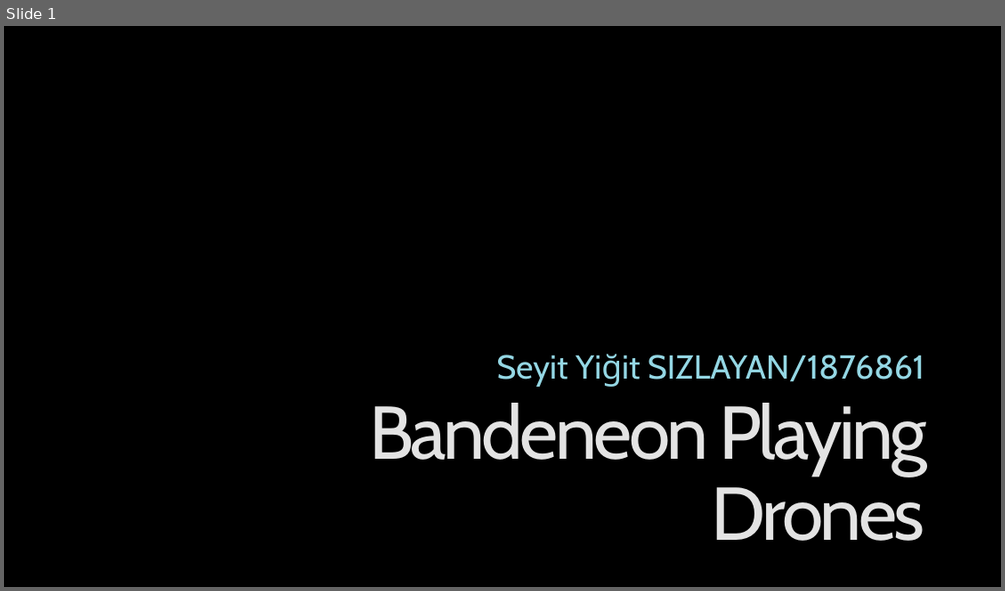
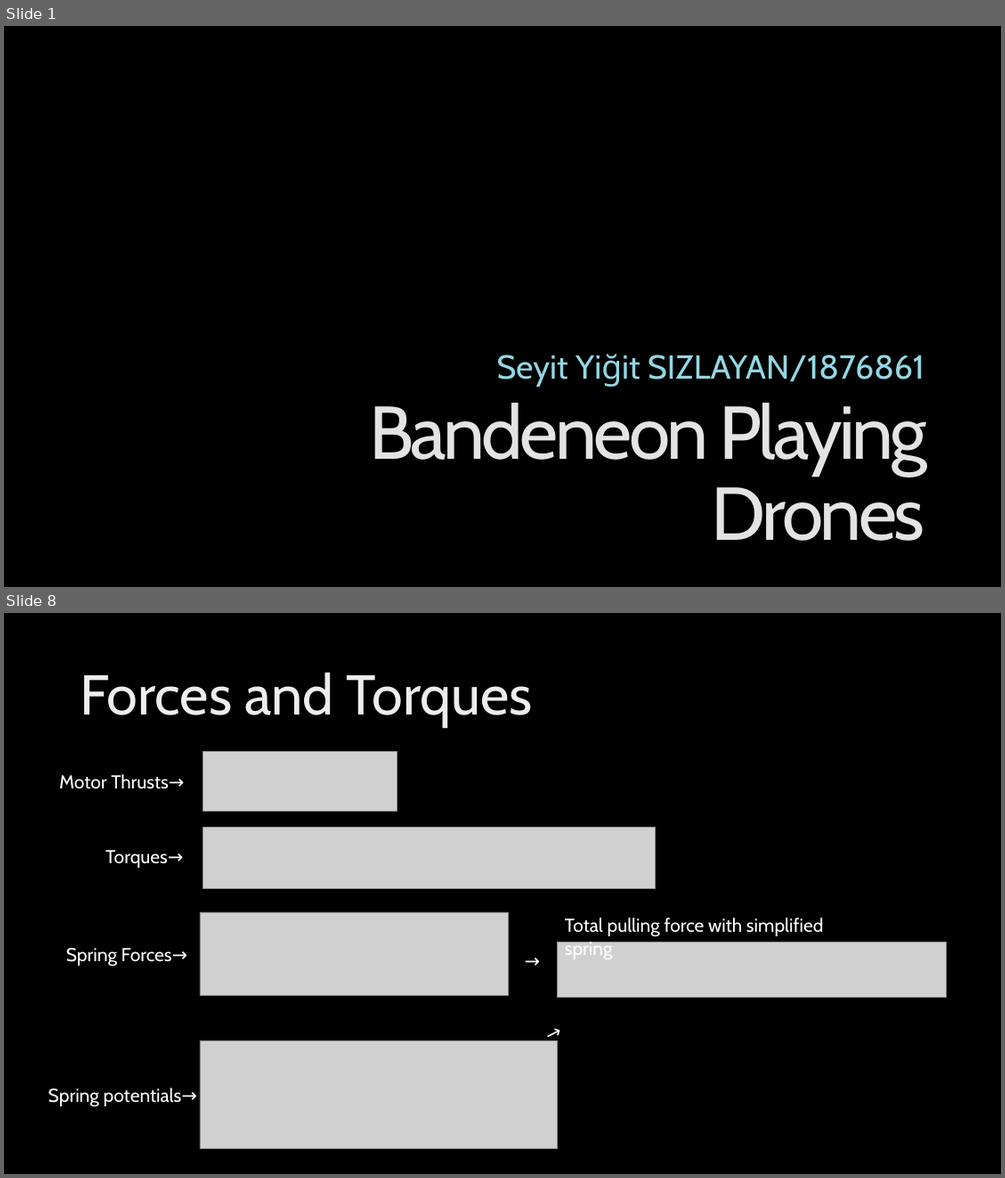
Before and after one commit to sysizlayan/Bandeneon-Playing-Drones-on-Vrep, a slide deck: Bandeneon Playing Drones.pptx. Shown one above the other, each under a label of ours: slide 1 before the commit, slides 1 and 8 after it; the slides between them are not shown. The pictures are 1005x591 and 1005x1178 pixels, drawn with LibreOffice and Linux fonts; fonts in the diff are those of the drawing; grey boxes stand for pictures; background and template pictures are left out. Boxes give left, top, right and bottom in pixels: in the first picture for what was removed or moved away, otherwise in the second. Text is boxed around its words. In the diff, an @@ line names an element or a change of style, - is before the commit and + after.

```diff
--- a/Bandeneon Playing Drones.pptx
+++ b/Bandeneon Playing Drones.pptx
@@ slide 8 added at box(4, 613, 1001, 1174), background picture (left out) @@
@@ title added at box(80, 672, 533, 728), 54 pt, text gradient #BFBFBF to #EDEDED to #FFFFFF @@
+Forces and Torques
@@ picture added at box(202, 751, 396, 811) @@
@@ text added at box(59, 774, 184, 789), 18 pt, text #FFFFFF @@
+Motor Thrusts→
@@ text added at box(105, 850, 183, 868), 18 pt, text #FFFFFF @@
+Torques→
@@ picture added at box(202, 827, 655, 888) @@
@@ picture added at box(200, 912, 508, 996) @@
@@ text added at box(565, 917, 823, 959), 18 pt, text #FFFFFF @@
+Total pulling force with simplified spring
@@ text added at box(66, 948, 188, 966), 18 pt, text #FFFFFF @@
+Spring Forces→
@@ text added at box(517, 945, 548, 975), 18 pt, text #FFFFFF @@
+→
@@ picture added at box(558, 941, 947, 997) @@
@@ text added at box(533, 983, 629, 1052), 18 pt, text #FFFFFF @@
+→
@@ picture added at box(200, 1041, 558, 1149) @@
@@ text added at box(48, 1087, 197, 1107), 18 pt, text #FFFFFF @@
+Spring potentials→
```
Also in this commit, not shown: 18 other slides added, 8 other files.
